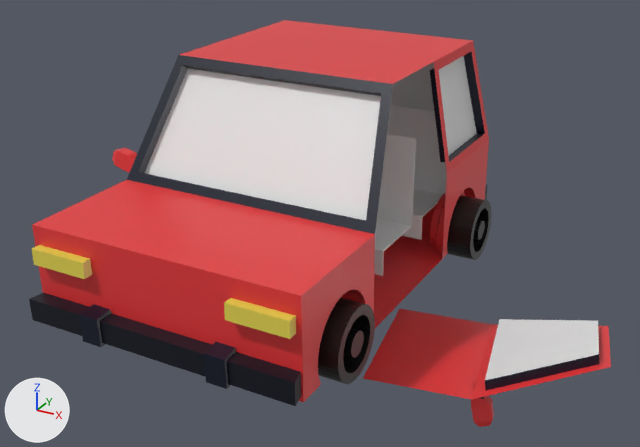
The Blender file Blender/BrokenCar.blend as it was, and as the next commit left it.
One viewpoint serves both versions: a camera (50 mm lens) standing at (3.15, -5.16, 3.3) and looking at (0.36, -0.08, 0.76). Every picture has the same lights, and +X, +Y and +Z are marked at lower left.

The first picture shows 'Car', 'Car.001', 'Cylinder.001', 'Plane'.
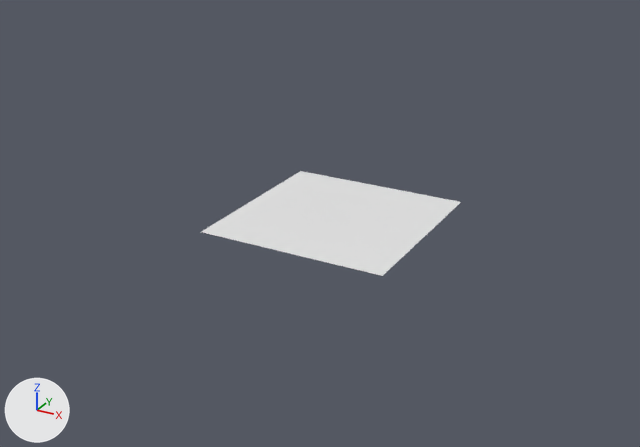
The newer file is also rescaled (x1.254), turned or shifted as a whole; pictures and numbers use the older file's frame.

Pixel boxes [x1, y1, x2, y2] of what changed, in the pictures (640 x 447 px):
'Car', deleted
    before: [29, 20, 489, 406]
    faces in mat_carbase (red #e7373a): [32, 20, 489, 403]
    faces in mat_glass (white #e7e7e7): [145, 56, 477, 221]
    faces in mat_caraccents (black #000b24): [79, 52, 485, 389]
    faces in mat_caraccents1 (black #000518): [29, 185, 488, 406]
    faces in mat_lights (yellow #e7d751): [32, 245, 296, 339]
'Plane', reshaped, modifiers changed
    before: [374, 105, 447, 276]
    after: [201, 171, 461, 276]
'Car.001', deleted
    before: [363, 309, 611, 427]
    faces in mat_carbase (red #e7373a): [363, 309, 611, 427]
    faces in mat_glass (white #e7e7e7): [485, 319, 599, 380]
    faces in mat_caraccents (black #000b24): [480, 354, 599, 399]
'Cylinder.001', deleted
    before: [318, 195, 491, 384]
part 1 of me_plane, deleted
    before: [387, 105, 447, 240]
part 2 of me_plane, cut back
    before: [374, 134, 416, 276]
    after: [201, 171, 461, 276]

Patch to the scene script:
```diff
--- a/Blender/BrokenCar.blend.py
+++ b/Blender/BrokenCar.blend.py
@@ me_plane @@
 me_plane.from_pydata(...)  # 16 vertices, 6 faces; spans x -0.79..0.8, y -0.97..0.24, z -0.2..0.68
 # used by ob_plane; location = (0.0, 1.0, 0.6)
 # verts and faces of me_plane; kept vertices keep their numbers, new ones are numbered from 16
 # before: 8 (-0.79, -0.97, -0.2), 9 (0.8, -0.97, -0.2), 10 (-0.79, -0.47, 0.0), 11 (0.8, -0.47, 0.0), 12 (-0.79, -0.97, 0.0)
 # before: 13 (0.8, -0.97, 0.0), 14 (-0.79, -0.47, 0.68), 15 (0.8, -0.47, 0.68)
+# me_plane part 1: the loose piece of 8 vertices spanning x -0.79..0.8, y -0.26..0.24, z -0.2..0.68 is deleted
+# me_plane part 2
+delete_vertices([*range(10, 16)])  # with the faces that use them
+verts[16] = (-0.79, 0.63, -0.2)  # pixel (300, 171)
+verts[17] = (0.8, 0.63, -0.2)  # pixel (461, 202)
+faces += [(8, 9, 17, 16)]
@@ ob_car @@
-ob_car = bpy.data.objects.new('Car', me_cube_002)
-ob_car.location = (0.0, -0.016, 1.0)
@@ ob_cylinder_001 @@
-ob_cylinder_001 = bpy.data.objects.new('Cylinder.001', me_cylinder_002)
-ob_cylinder_001.location = (0.054, -0.045, 0.937)
-ob_cylinder_001.scale = (0.881, 0.881, 0.881)
@@ ob_plane @@
 ob_plane.location = (0.0, 1.0, 0.6)
-_m = ob_plane.modifiers.new('Solidify', 'SOLIDIFY')
@@ ob_car_001 @@
-ob_car_001 = bpy.data.objects.new('Car.001', me_cube_003)
-ob_car_001.location = (1.632, -0.016, 1.0)
-ob_car_001.rotation_euler = (-1.79, 1.454, -1.571)  # degrees (-103, 83, -90)
```
